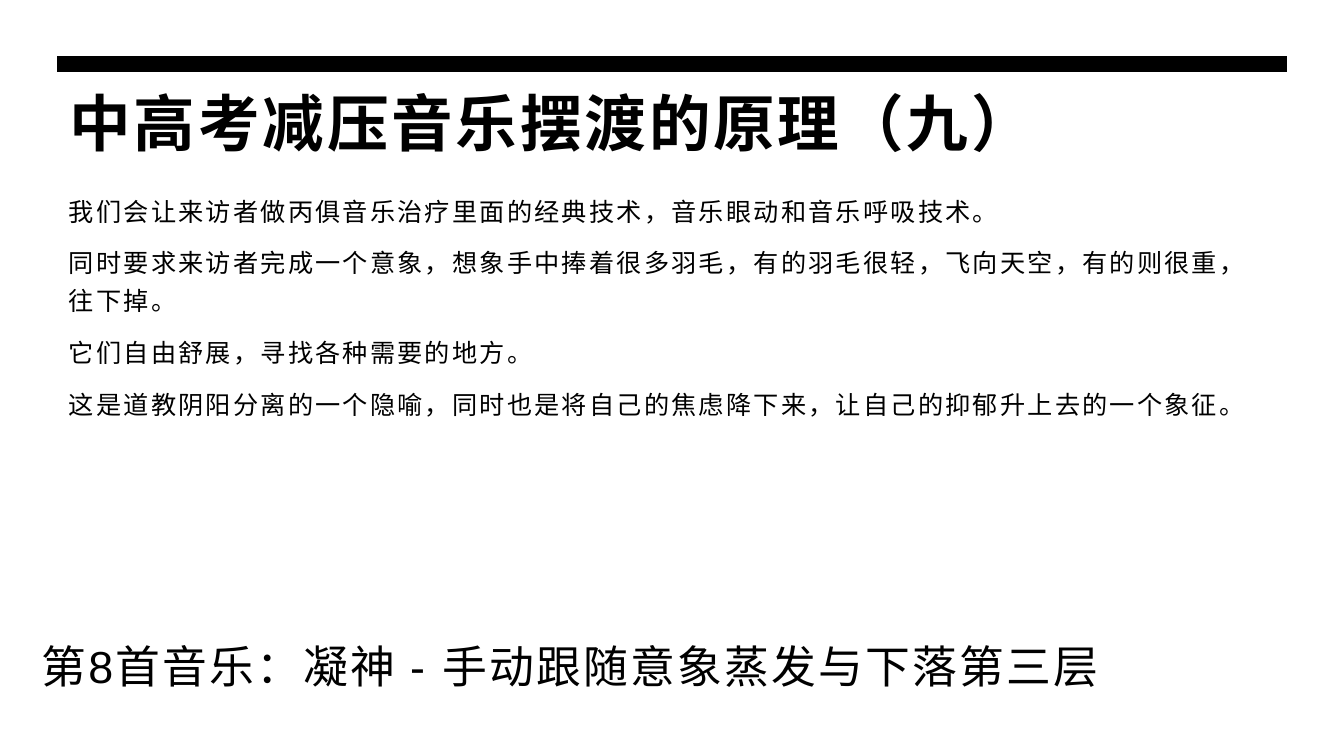
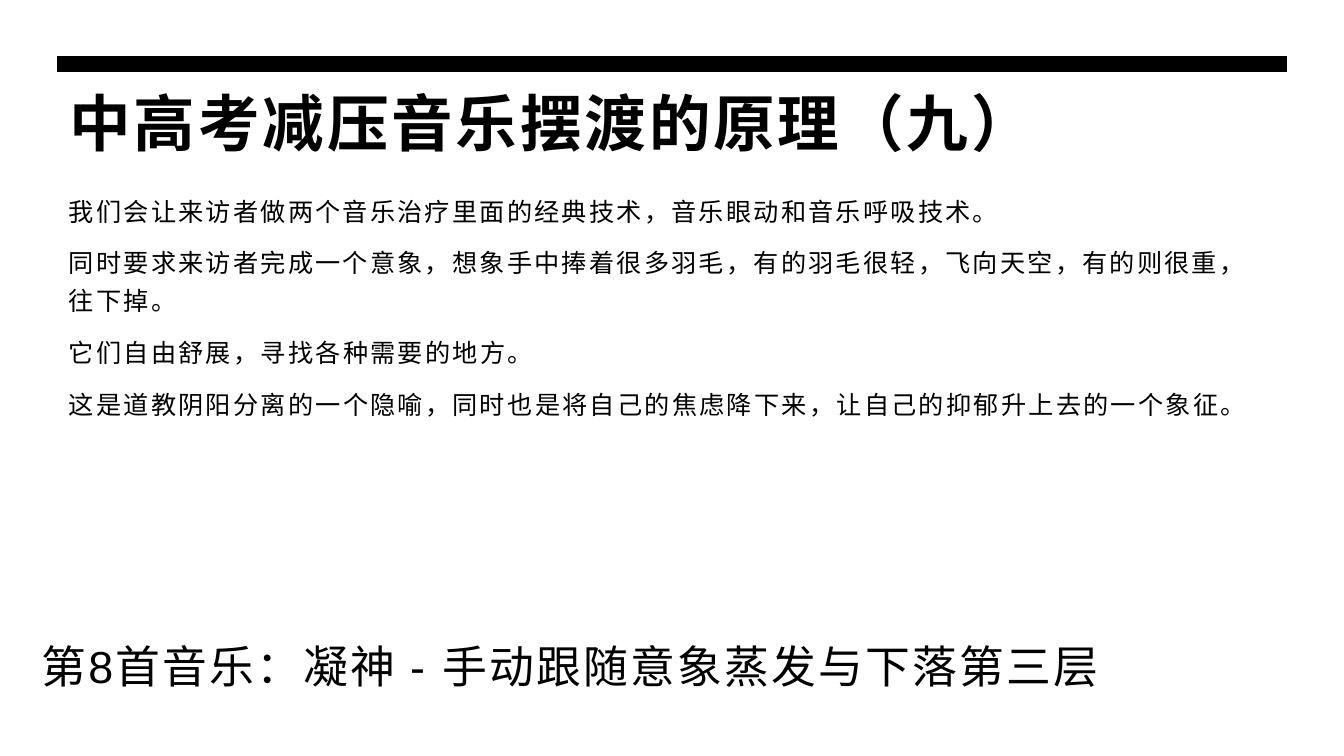
Before and after one commit to panxibei/writing, a slide deck: slide 22 of 44_心理学/30_浥尘伙伴社团原创：中高考音乐减压心理训练/PPT制作素材/浥尘伙伴社团：中高考音乐减压心理训练.pptx. Drawn at 1344x756 pixels with LibreOffice and Linux fonts; fonts in the diff are those of the drawing. Boxes give left, top, right and bottom in pixels: in the first picture for what was removed or moved away, otherwise in the second. Text is boxed around its words. In the diff, an @@ line names an element or a change of style, - is before the commit and + after.

```diff
--- a/44_心理学/30_浥尘伙伴社团原创：中高考音乐减压心理训练/PPT制作素材/浥尘伙伴社团：中高考音乐减压心理训练.pptx
+++ b/44_心理学/30_浥尘伙伴社团原创：中高考音乐减压心理训练/PPT制作素材/浥尘伙伴社团：中高考音乐减压心理训练.pptx
@@ text at bbox=[69, 199, 998, 224]: text changed @@
-我们会让来访者做丙俱音乐治疗里面的经典技术，音乐眼动和音乐呼吸技术。
+我们会让来访者做两个音乐治疗里面的经典技术，音乐眼动和音乐呼吸技术。
```
Also in this commit, not shown: 1 other slide changed.
